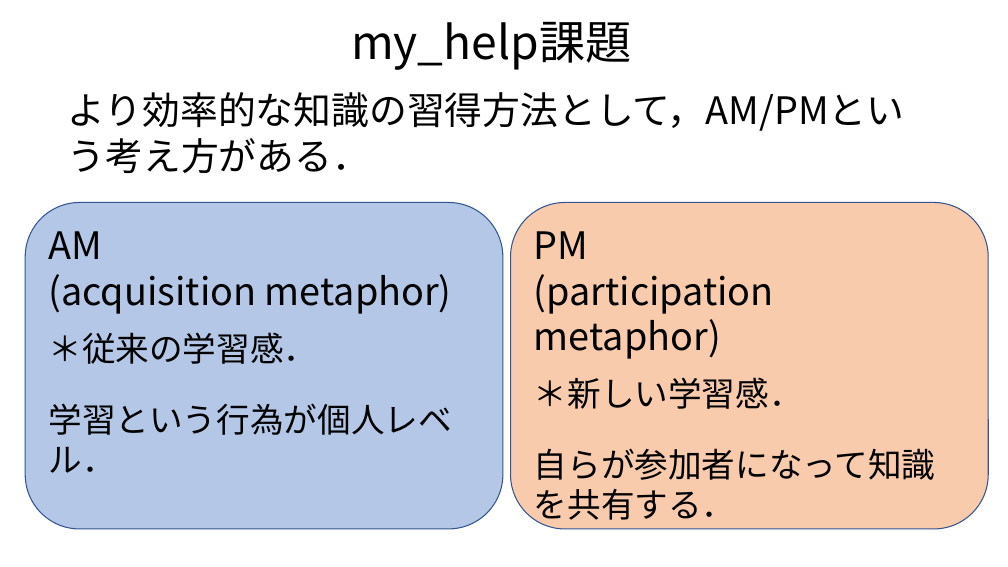
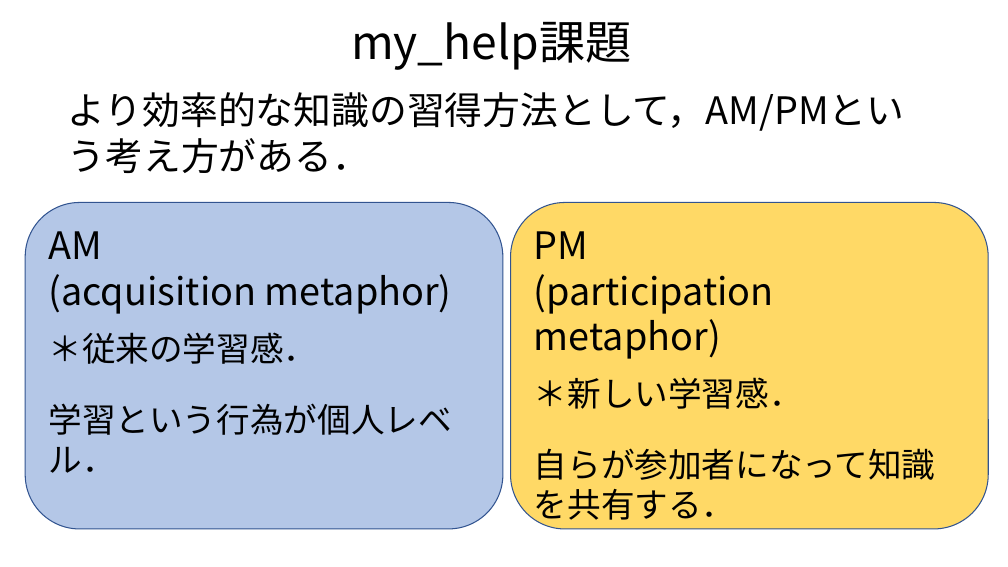
Before and after one commit to daddygongon/my_help, a slide deck: slide 7 of docs/tomoko/mid_presen.pptx (slide 6 before the commit). Drawn at 1008x567 pixels with LibreOffice and Linux fonts; fonts in the diff are those of the drawing. Boxes give left, top, right and bottom in pixels: in the first picture for what was removed or moved away, otherwise in the second. Text is boxed around its words. In the diff, an @@ line names an element or a change of style, - is before the commit and + after.

```diff
--- a/docs/tomoko/mid_presen.pptx
+++ b/docs/tomoko/mid_presen.pptx
@@ rounded rectangle "PM" at (510, 203, 988, 529): fill #F8CBAD to #FFD966 @@
```
Also in this commit, not shown: 3 other slides changed, 2 slides added, 1 slide removed, 1 other file.
